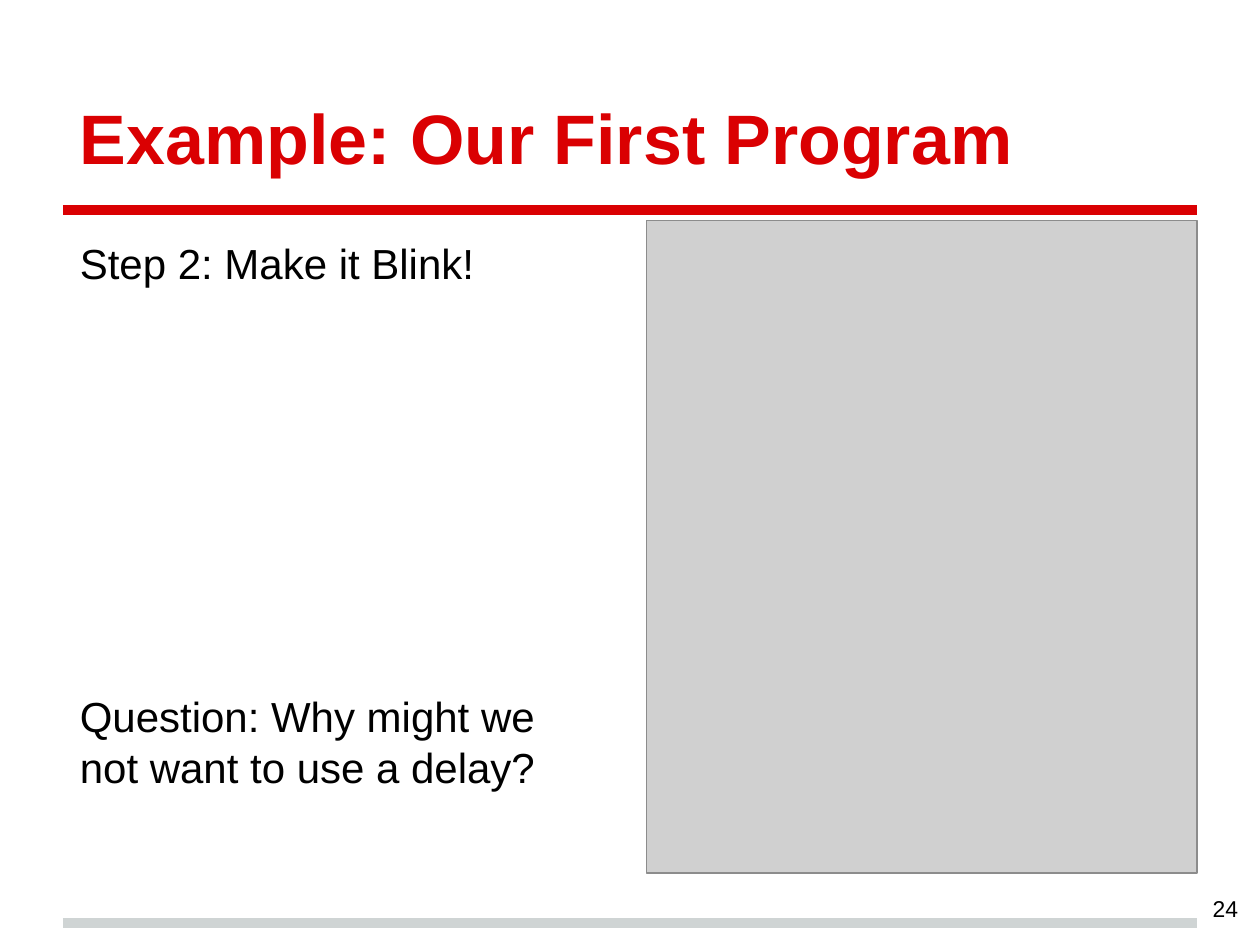
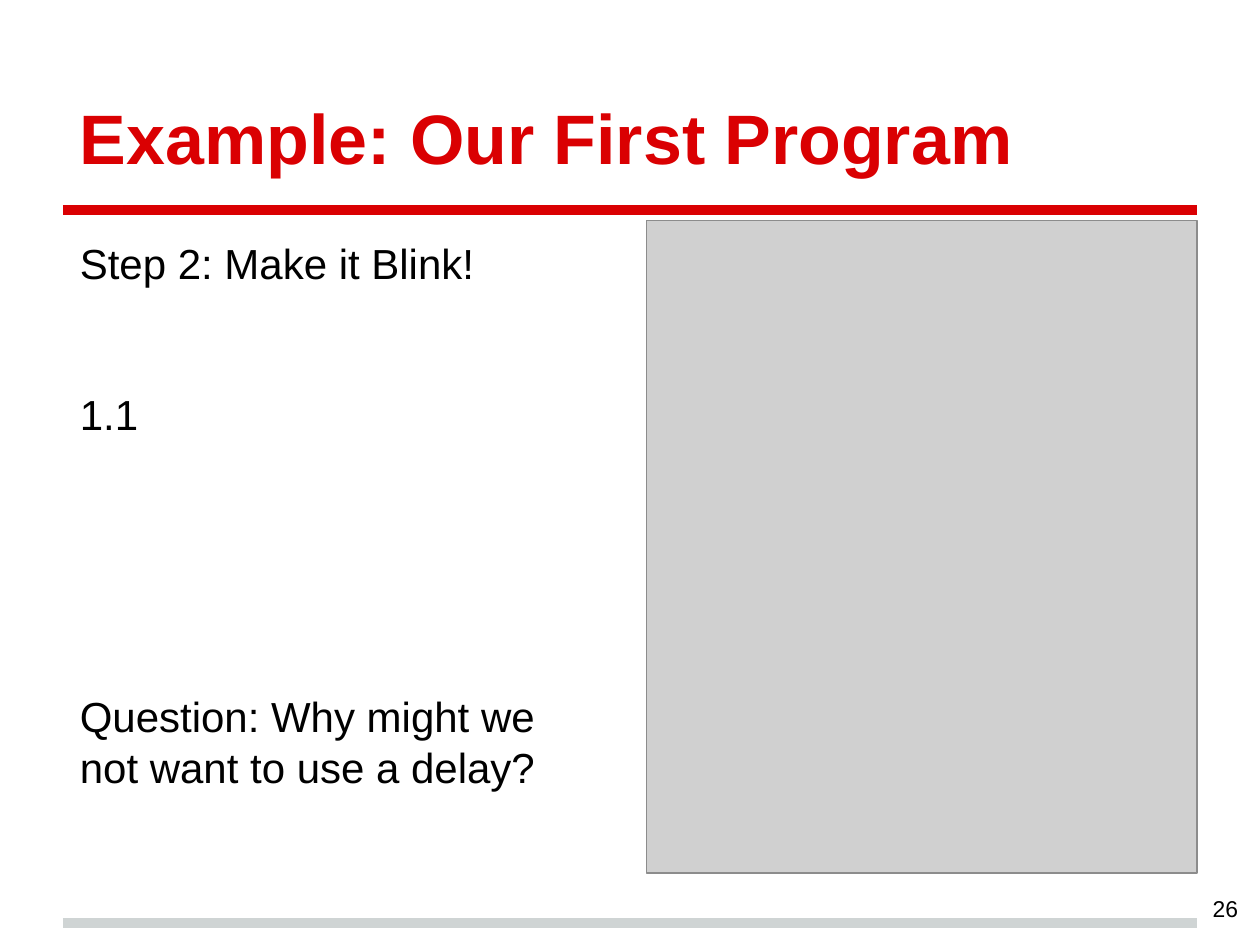
Before and after one commit to crgallac/Course, a slide deck: slide 26 of CourseHaplet.pptx (slide 24 before the commit). Drawn at 1260x945 pixels with LibreOffice and Linux fonts; fonts in the diff are those of the drawing; grey boxes stand for pictures. Boxes give left, top, right and bottom in pixels: in the first picture for what was removed or moved away, otherwise in the second. Text is boxed around its words. In the diff, an @@ line names an element or a change of style, - is before the commit and + after.

Commit message:
add the first three examples

```diff
--- a/CourseHaplet.pptx
+++ b/CourseHaplet.pptx
@@ text at <box>80,401,138,430</box>: paragraph added @@
+1.1
@@ page number at <box>1213,901,1238,918</box>: text changed @@
-24
+26
```
Also in this commit, not shown: 9 other slides changed, 12 slides added, 2 slides removed, 6 other files.
